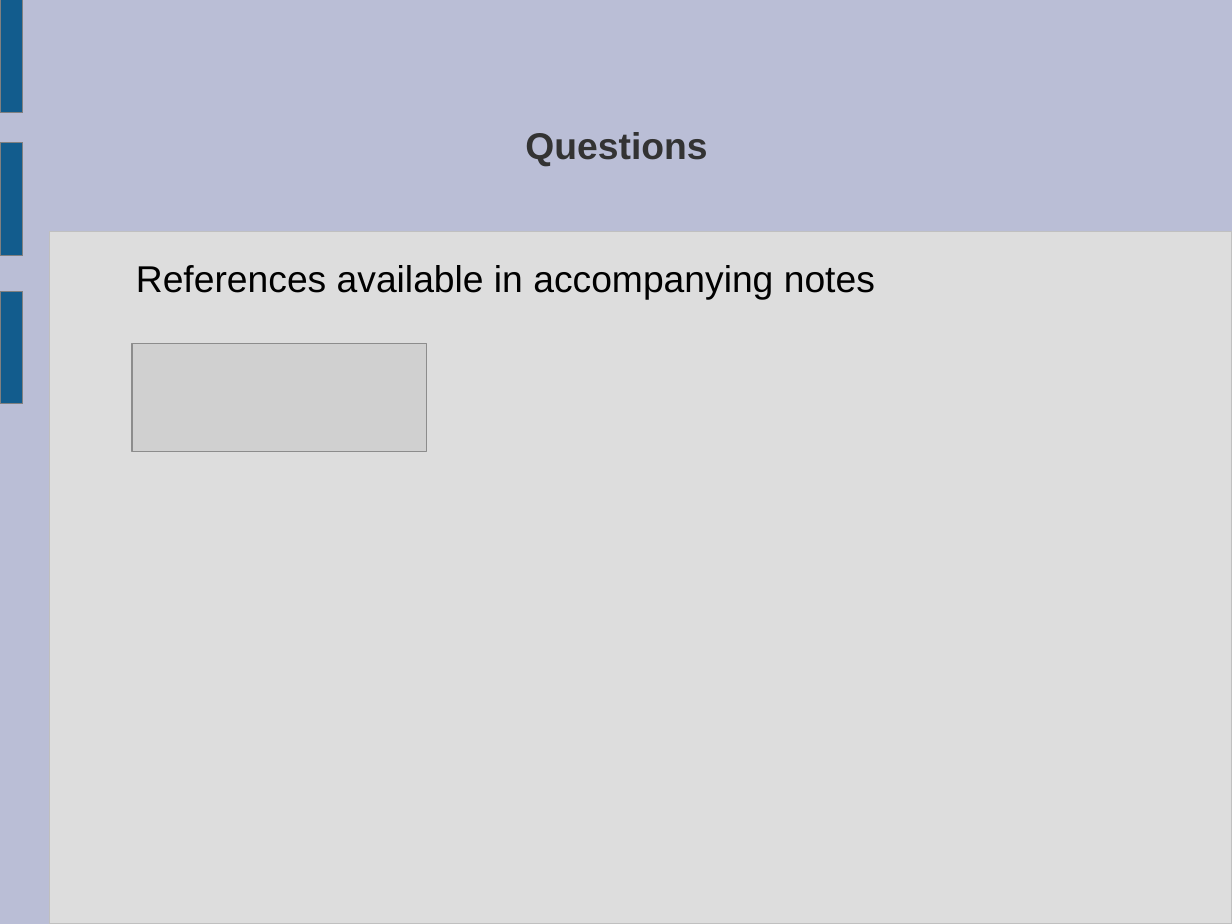
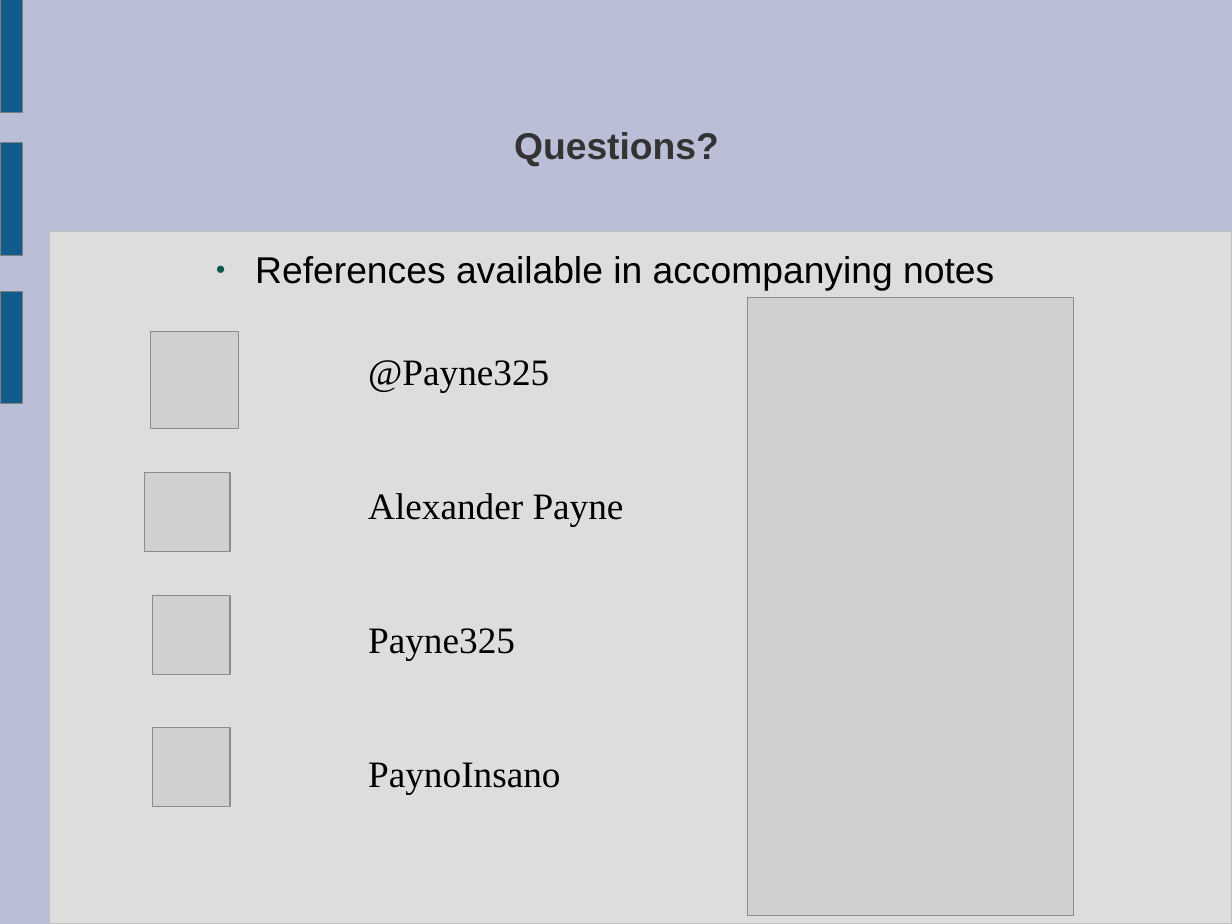
Before and after one commit to Payne325/Talks, a slide deck: slide 13 of bongosero/Games Wales/Games Wales Presentation.odp. Drawn at 1232x924 pixels with LibreOffice and Linux fonts; fonts in the diff are those of the drawing; grey boxes stand for pictures. Boxes give left, top, right and bottom in pixels: in the first picture for what was removed or moved away, otherwise in the second. Text is boxed around its words. In the diff, an @@ line names an element or a change of style, - is before the commit and + after.

```diff
--- a/bongosero/Games Wales/Games Wales Presentation.odp
+++ b/bongosero/Games Wales/Games Wales Presentation.odp
@@ title at [514, 132, 719, 167]: text changed @@
-Questions
+Questions?
@@ text "References available in accompanying notes": place and size @@
-text "References available in accompanying notes" at [136, 265, 875, 300]
+text "References available in accompanying notes" at [255, 256, 994, 291]
@@ text "References available in accompanying notes" at [255, 256, 994, 291]: bullet none to ● @@
@@ picture added at [748, 297, 1073, 916] @@
@@ picture: place and size @@
-picture at [132, 343, 427, 452]
+picture at [151, 332, 239, 429]
@@ subtitle added at [368, 360, 624, 794], 24 pt, text #000000 @@
+@Payne325
+Alexander Payne
+Payne325
+PaynoInsano
@@ picture added at [144, 473, 229, 552] @@
@@ picture added at [152, 596, 229, 675] @@
@@ picture added at [153, 728, 230, 807] @@
```
Also in this commit, not shown: 6 other slides changed, 6 slides added, 6 slides removed, 1 other file.
